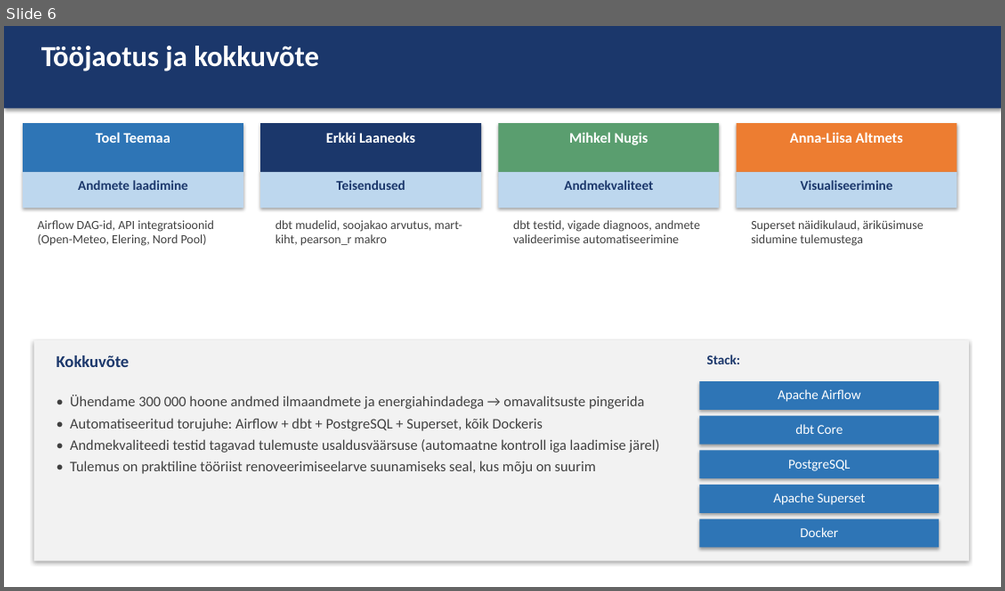
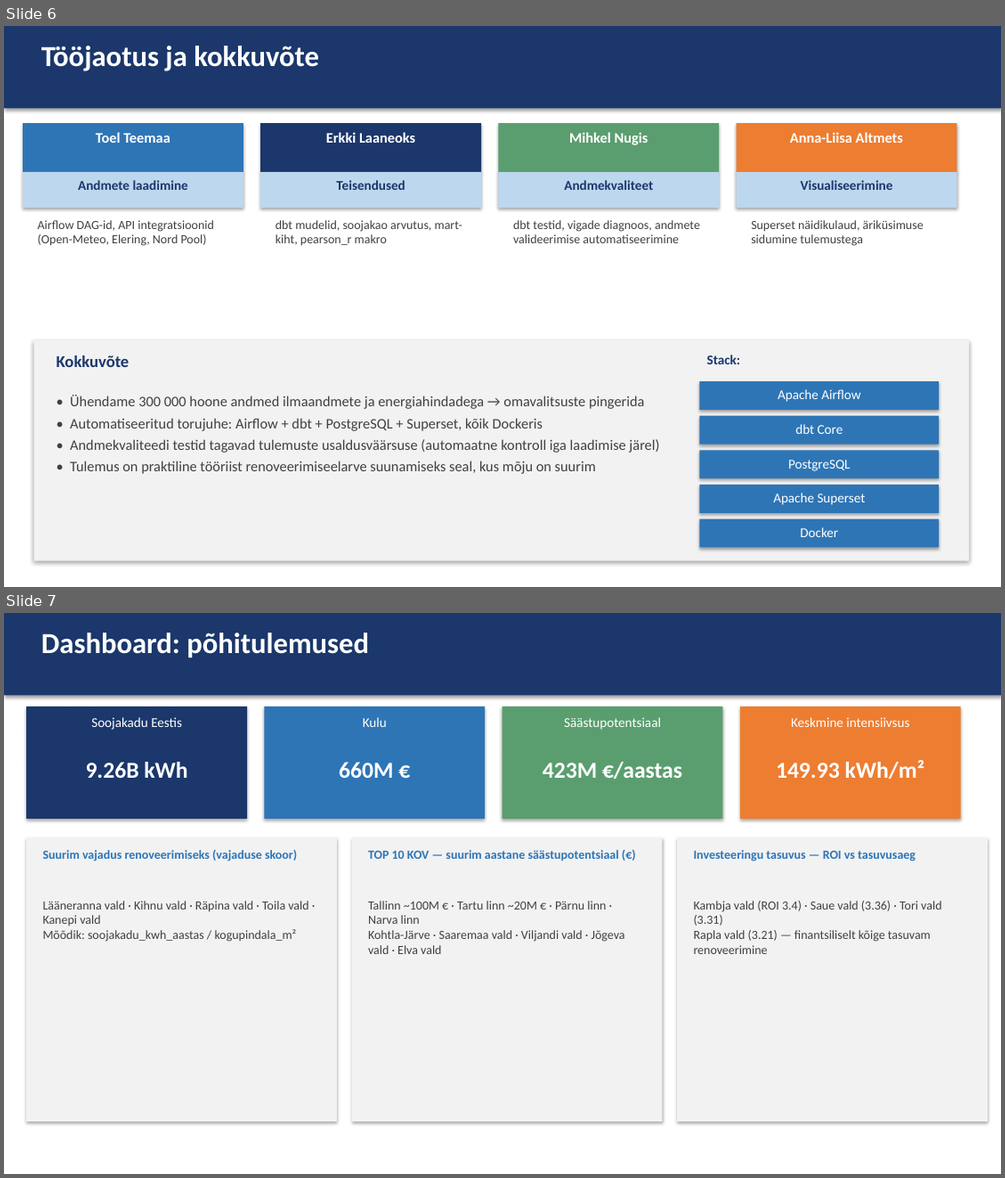
Before and after one commit to toelt/hoonete-soojakadu, a slide deck: docs/esitlus.pptx. Shown one above the other, each under a label of ours: slide 6 before the commit, slides 6 and 7 after it. The pictures are 1005x591 and 1005x1178 pixels, drawn with LibreOffice and Linux fonts; fonts in the diff are those of the drawing. Boxes give left, top, right and bottom in pixels: in the first picture for what was removed or moved away, otherwise in the second. Text is boxed around its words. In the diff, an @@ line names an element or a change of style, - is before the commit and + after.

```diff
--- a/docs/esitlus.pptx
+++ b/docs/esitlus.pptx
@@ slide 7 added at <box>4,613,1001,1174</box>, background #FFFFFF @@
@@ rectangle added at <box>4,613,1001,695</box>, fill #1B376B @@
@@ text added at <box>41,633,369,657</box>, 28 pt, text #FFFFFF, bold @@
+Dashboard: põhitulemused
@@ rectangle added at <box>26,706,247,819</box>, fill #1B376B @@
@@ text added at <box>91,717,182,730</box>, 13 pt, text #FFFFFF @@
+Soojakadu Eestis
@@ rectangle added at <box>264,706,485,819</box>, fill #2E75B6 @@
@@ text added at <box>363,717,387,727</box>, 13 pt, text #FFFFFF @@
+Kulu
@@ rectangle added at <box>502,706,722,819</box>, fill #5A9E6F @@
@@ text added at <box>564,717,661,730</box>, 13 pt, text #FFFFFF @@
+Säästupotentsiaal
@@ rectangle added at <box>740,706,961,819</box>, fill #ED7D31 @@
@@ text added at <box>791,717,909,727</box>, 13 pt, text #FFFFFF @@
+Keskmine intensiivsus
@@ text added at <box>86,762,187,778</box>, 22 pt, text #FFFFFF, bold @@
+9.26B kWh
@@ text added at <box>339,762,393,778</box>, 22 pt, text #FFFFFF, bold @@
+660M €
@@ text added at <box>542,762,682,779</box>, 22 pt, text #FFFFFF, bold @@
+423M €/aastas
@@ text added at <box>776,760,925,779</box>, 22 pt, text #FFFFFF, bold @@
+149.93 kWh/m²
@@ rectangle added at <box>26,837,337,1121</box>, fill #F2F2F2 @@
@@ text added at <box>43,850,297,861</box>, 12 pt, text #2E75B6, bold @@
+Suurim vajadus renoveerimiseks (vajaduse skoor)
@@ rectangle added at <box>352,837,662,1121</box>, fill #F2F2F2 @@
@@ text added at <box>368,850,619,860</box>, 12 pt, text #2E75B6, bold @@
+TOP 10 KOV — suurim aastane säästupotentsiaal (€)
@@ rectangle added at <box>677,837,987,1121</box>, fill #F2F2F2 @@
@@ text added at <box>694,850,915,861</box>, 12 pt, text #2E75B6, bold @@
+Investeeringu tasuvus — ROI vs tasuvusaeg
@@ text added at <box>43,900,308,941</box>, 12 pt, text #404040 @@
+Lääneranna vald · Kihnu vald · Räpina vald · Toila vald · Kanepi vald
+Mõõdik: soojakadu_kwh_aastas / kogupindala_m²
@@ text added at <box>368,900,625,954</box>, 12 pt, text #404040 @@
+Tallinn ~100M € · Tartu linn ~20M € · Pärnu linn · Narva linn
+Kohtla-Järve · Saaremaa vald · Viljandi vald · Jõgeva vald · Elva vald
@@ text added at <box>694,900,941,954</box>, 12 pt, text #404040 @@
+Kambja vald (ROI 3.4) · Saue vald (3.36) · Tori vald (3.31)
+Rapla vald (3.21) — finantsiliselt kõige tasuvam renoveerimine
```
Also in this commit, not shown: 1 other slide added, 1 other file.
